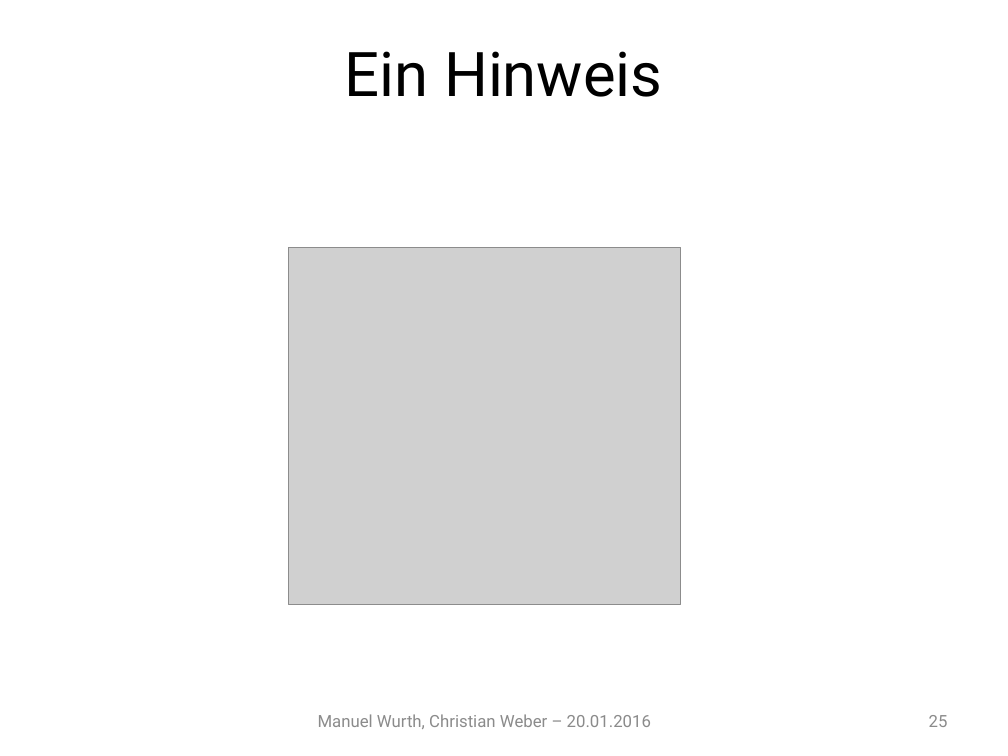
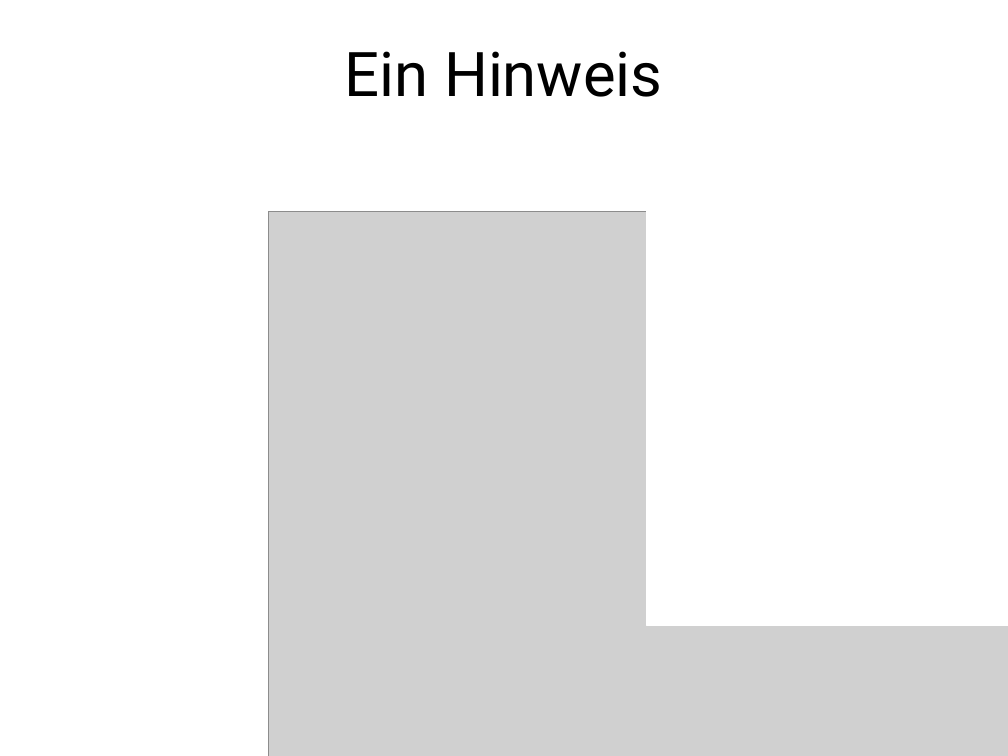
Before and after one commit to Mudvayne/FischertechnikSimulator, a slide deck: slide 25 of Documentation/Präsentation/Präsentation.pptx. Drawn at 1008x756 pixels with LibreOffice and Linux fonts; fonts in the diff are those of the drawing; grey boxes stand for pictures; background and template pictures are left out. Boxes give left, top, right and bottom in pixels: in the first picture for what was removed or moved away, otherwise in the second. Text is boxed around its words. In the diff, an @@ line names an element or a change of style, - is before the commit and + after.

Commit message:
Replaced Pictures of Code with Word representations

```diff
--- a/Documentation/Präsentation/Präsentation.pptx
+++ b/Documentation/Präsentation/Präsentation.pptx
@@ rectangle added at <box>647,156,1008,626</box>, fill #FFFFFF, outline #FFFFFF 0.75 pt @@
@@ picture added at <box>269,212,1008,756</box> @@
@@ picture removed at <box>288,247,680,604</box> @@
@@ text removed at <box>318,714,651,729</box> @@
-Manuel Wurth, Christian Weber – 20.01.2016
@@ page number removed at <box>929,715,948,727</box> @@
-25
```
Also in this commit, not shown: 5 other slides changed.
